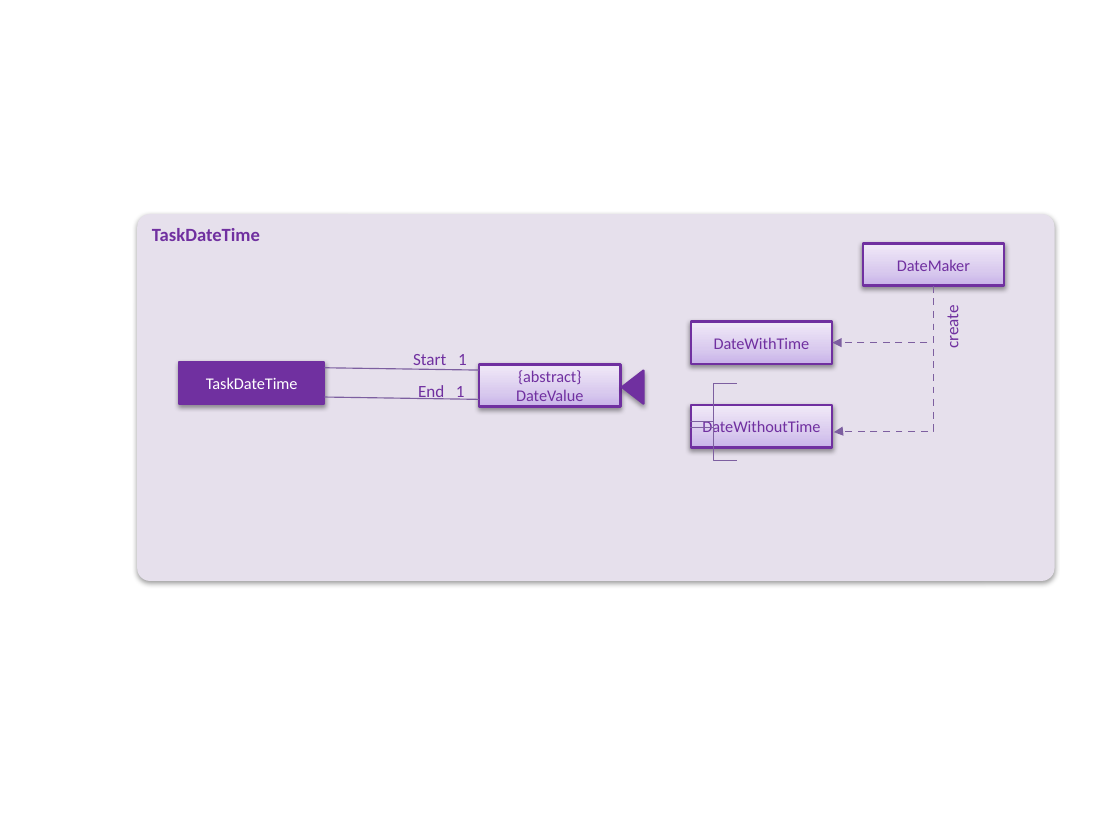
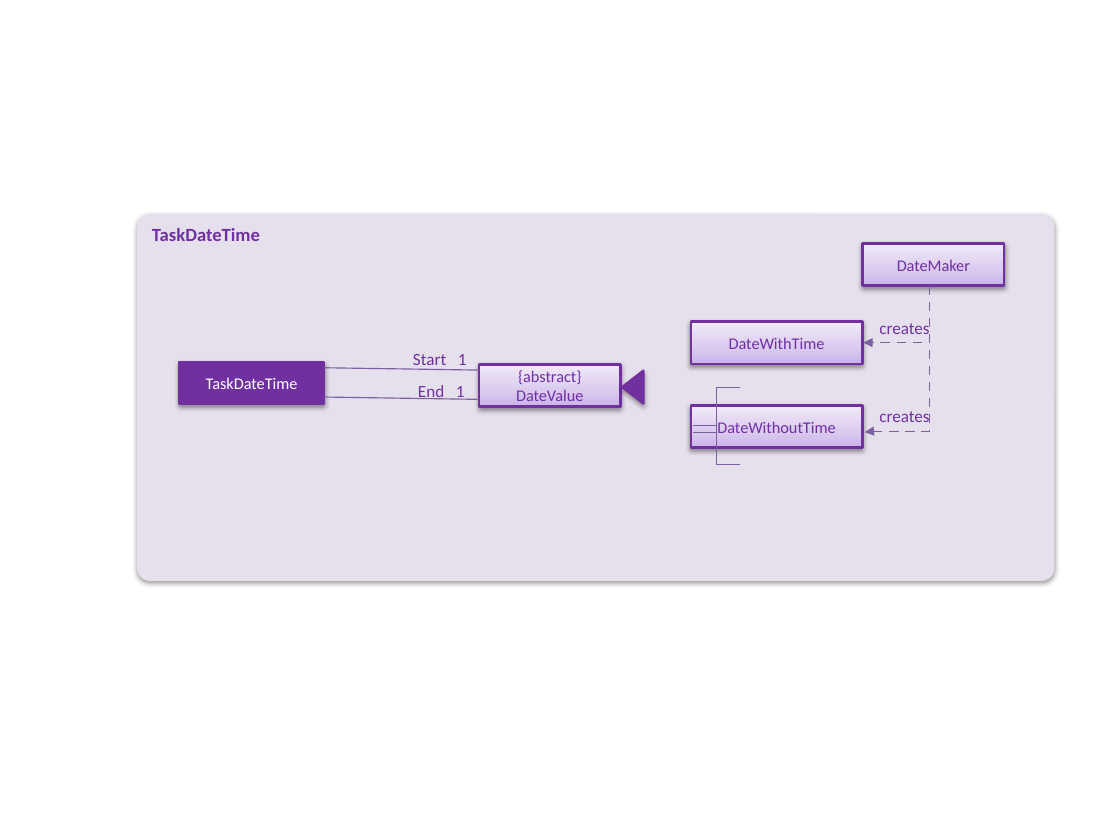
Before and after one commit to CS2103JAN2017-T09-B3/main, a slide deck: slide 1 of docs/diagrams/TaskDateTimeClassDiagram.pptx. Drawn at 1120x840 pixels with LibreOffice and Linux fonts; fonts in the diff are those of the drawing. Boxes give left, top, right and bottom in pixels: in the first picture for what was removed or moved away, otherwise in the second. Text is boxed around its words. In the diff, an @@ line names an element or a change of style, - is before the commit and + after.

```diff
--- a/docs/diagrams/TaskDateTimeClassDiagram.pptx
+++ b/docs/diagrams/TaskDateTimeClassDiagram.pptx
@@ elbow arrow moved from (933, 286) - (832, 343) to (930, 286) - (864, 343) @@
@@ elbow arrow moved from (933, 286) - (833, 432) to (930, 286) - (865, 432) @@
@@ rectangle "DateWithTime" resized from (x1=691, y1=321, x2=832, y2=364) to (x1=691, y1=321, x2=862, y2=364) @@
@@ text added at (x1=879, y1=323, x2=929, y2=334), 11 pt, text #7030A0 @@
+creates
@@ text removed at (x1=942, y1=309, x2=963, y2=348) @@
-create
@@ elbow line moved from (737, 383) - (690, 428) to (740, 388) - (692, 432) @@
@@ rectangle "DateWithoutTime" resized from (x1=691, y1=405, x2=832, y2=448) to (x1=691, y1=405, x2=862, y2=448) @@
@@ text added at (x1=879, y1=411, x2=929, y2=422), 11 pt, text #7030A0 @@
+creates
@@ elbow line moved from (737, 460) - (690, 421) to (740, 465) - (692, 426) @@
```
Also in this commit, not shown: 1 other file.
